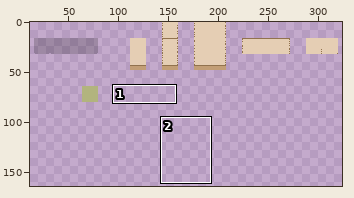
A sprite sheet gets an edit: Assets/Environment/new_tiles.png. The first picture is a wide view before the edit; the outline marks the close-up.
Close-up. Old version:
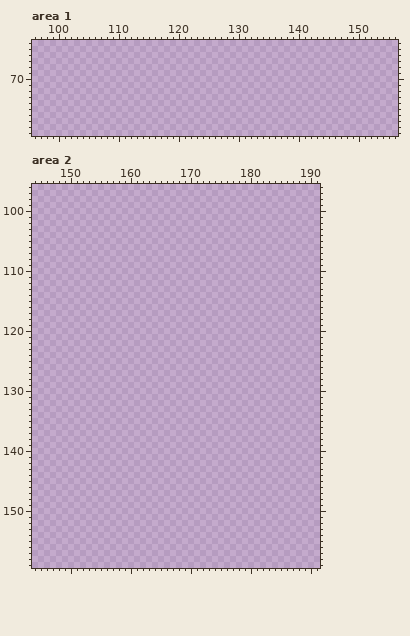
The file is 400x400 pixels. Shown: area 1: x 96..156, y 64..79; area 2: x 144..191, y 96..159. The wide view leaves out empty margins. The commit also changed other parts of the picture, which this record leaves out.
Now the later version:
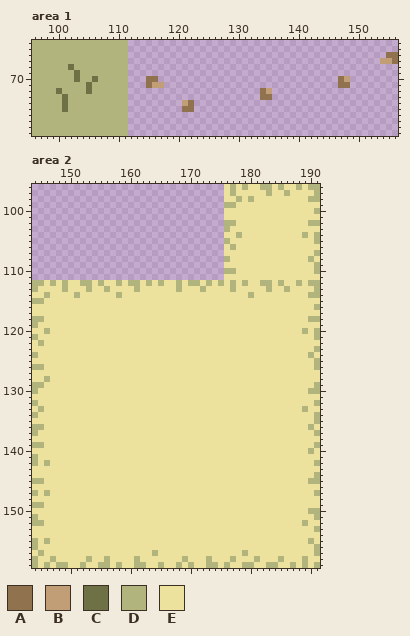
Palette (. is transparent): A #91724e  B #c29e76  C #6e7046  D #b2b47e  E #ede19e
Change:
Changed rows in their new state; - is an unchanged pixel.
Area 1:
first column x 96:
64 DDDDDDDDDDDDDDDD---------------------------------------------
65 DDDDDDDDDDDDDDDD---------------------------------------------
66 DDDDDDDDDDDDDDDD-------------------------------------------AA
67 DDDDDDDDDDDDDDDD------------------------------------------BBA
68 DDDDDDCDDDDDDDDD---------------------------------------------
69 DDDDDDDCDDDDDDDD---------------------------------------------
70 DDDDDDDCDDCDDDDD---AA------------------------------AB--------
71 DDDDDDDDDCDDDDDD---ABB-----------------------------AA--------
72 DDDDCDDDDCDDDDDD----------------------AB---------------------
73 DDDDDCDDDDDDDDDD----------------------AA---------------------
74 DDDDDCDDDDDDDDDD---------BA----------------------------------
75 DDDDDCDDDDDDDDDD---------AA----------------------------------
76 DDDDDDDDDDDDDDDD---------------------------------------------
77 DDDDDDDDDDDDDDDD---------------------------------------------
78 DDDDDDDDDDDDDDDD---------------------------------------------
79 DDDDDDDDDDDDDDDD---------------------------------------------
Area 2:
first column x 144:
 96 --------------------------------EDEDEEDDEDEEDEDD
 97 --------------------------------EDEEEEEDEEDEEEED
 98 --------------------------------EEDEDEEEEEEEEEDD
 99 --------------------------------DDEEEEEEEEEEEEEE
100 --------------------------------EEEEEEEEEEEEEEED
101 --------------------------------EEEEEEEEEEEEEEEE
102 --------------------------------DDEEEEEEEEEEEEDD
103 --------------------------------DEEEEEEEEEEEEEEE
104 --------------------------------EEDEEEEEEEEEEDED
105 --------------------------------DEEEEEEEEEEEEEED
106 --------------------------------EDEEEEEEEEEEEEEE
107 --------------------------------EEEEEEEEEEEEEEED
108 --------------------------------DEEEEEEEEEEEEEDE
109 --------------------------------EEEEEEEEEEEEEEED
110 --------------------------------DDEEEEEEEEEEEEED
111 --------------------------------EEEEEEEEEEEEEEEE
112 DDEDEDEEDDEDEEDEDDEDEDEEDEDDEDEDEDEDEEDDEDEEDEDD
113 DEEEEDEEEDEEDEEEEDEEEEEEDEEEDEEEEDEEEEEDEEDEEEED
114 EEDEEEEDEEEEEEDEEEEEEEEEEEEEEEEEEEEEDEEEEEEEEEDD
115 DDEEEEEEEEEEEEEEEEEEEEEEEEEEEEEEEEEEEEEEEEEEEEEE
116 EEEEEEEEEEEEEEEEEEEEEEEEEEEEEEEEEEEEEEEEEEEEEEED
117 EEEEEEEEEEEEEEEEEEEEEEEEEEEEEEEEEEEEEEEEEEEEEEEE
118 DDEEEEEEEEEEEEEEEEEEEEEEEEEEEEEEEEEEEEEEEEEEEEDD
119 DEEEEEEEEEEEEEEEEEEEEEEEEEEEEEEEEEEEEEEEEEEEEEEE
120 EEDEEEEEEEEEEEEEEEEEEEEEEEEEEEEEEEEEEEEEEEEEEDED
121 DEEEEEEEEEEEEEEEEEEEEEEEEEEEEEEEEEEEEEEEEEEEEEED
122 EDEEEEEEEEEEEEEEEEEEEEEEEEEEEEEEEEEEEEEEEEEEEEEE
123 EEEEEEEEEEEEEEEEEEEEEEEEEEEEEEEEEEEEEEEEEEEEEEED
124 DEEEEEEEEEEEEEEEEEEEEEEEEEEEEEEEEEEEEEEEEEEEEEDE
125 EEEEEEEEEEEEEEEEEEEEEEEEEEEEEEEEEEEEEEEEEEEEEEED
126 DDEEEEEEEEEEEEEEEEEEEEEEEEEEEEEEEEEEEEEEEEEEEEED
127 EEEEEEEEEEEEEEEEEEEEEEEEEEEEEEEEEEEEEEEEEEEEEEEE
128 EEDEEEEEEEEEEEEEEEEEEEEEEEEEEEEEEEEEEEEEEEEEEEEE
129 DDEEEEEEEEEEEEEEEEEEEEEEEEEEEEEEEEEEEEEEEEEEEEED
130 DEEEEEEEEEEEEEEEEEEEEEEEEEEEEEEEEEEEEEEEEEEEEEDD
131 EEEEEEEEEEEEEEEEEEEEEEEEEEEEEEEEEEEEEEEEEEEEEEEE
132 DEEEEEEEEEEEEEEEEEEEEEEEEEEEEEEEEEEEEEEEEEEEEEED
133 EDEEEEEEEEEEEEEEEEEEEEEEEEEEEEEEEEEEEEEEEEEEEDEE
134 DEEEEEEEEEEEEEEEEEEEEEEEEEEEEEEEEEEEEEEEEEEEEEED
135 EEEEEEEEEEEEEEEEEEEEEEEEEEEEEEEEEEEEEEEEEEEEEEED
136 DDEEEEEEEEEEEEEEEEEEEEEEEEEEEEEEEEEEEEEEEEEEEEDE
137 DEEEEEEEEEEEEEEEEEEEEEEEEEEEEEEEEEEEEEEEEEEEEEED
138 EEEEEEEEEEEEEEEEEEEEEEEEEEEEEEEEEEEEEEEEEEEEEEEE
139 DDEEEEEEEEEEEEEEEEEEEEEEEEEEEEEEEEEEEEEEEEEEEEED
140 EEEEEEEEEEEEEEEEEEEEEEEEEEEEEEEEEEEEEEEEEEEEEEDE
141 DEEEEEEEEEEEEEEEEEEEEEEEEEEEEEEEEEEEEEEEEEEEEEEE
142 DEDEEEEEEEEEEEEEEEEEEEEEEEEEEEEEEEEEEEEEEEEEEEED
143 EEEEEEEEEEEEEEEEEEEEEEEEEEEEEEEEEEEEEEEEEEEEEEEE
144 EEEEEEEEEEEEEEEEEEEEEEEEEEEEEEEEEEEEEEEEEEEEEEED
145 DDEEEEEEEEEEEEEEEEEEEEEEEEEEEEEEEEEEEEEEEEEEEEDD
146 EEEEEEEEEEEEEEEEEEEEEEEEEEEEEEEEEEEEEEEEEEEEEEEE
147 DEDEEEEEEEEEEEEEEEEEEEEEEEEEEEEEEEEEEEEEEEEEEEED
148 EEEEEEEEEEEEEEEEEEEEEEEEEEEEEEEEEEEEEEEEEEEEEEEE
149 DDEEEEEEEEEEEEEEEEEEEEEEEEEEEEEEEEEEEEEEEEEEEEEE
150 EEEEEEEEEEEEEEEEEEEEEEEEEEEEEEEEEEEEEEEEEEEEEEDD
151 DEEEEEEEEEEEEEEEEEEEEEEEEEEEEEEEEEEEEEEEEEEEEEED
152 DDEEEEEEEEEEEEEEEEEEEEEEEEEEEEEEEEEEEEEEEEEEEDEE
153 EEEEEEEEEEEEEEEEEEEEEEEEEEEEEEEEEEEEEEEEEEEEEEED
154 EEEEEEEEEEEEEEEEEEEEEEEEEEEEEEEEEEEEEEEEEEEEEEEE
155 DEDEEEEEEEEEEEEEEEEEEEEEEEEEEEEEEEEEEEEEEEEEEEDE
156 DEEEEEEEEEEEEEEEEEEEEEEEEEEEEEEEEEEEEEEEEEEEEEED
157 EDEEEEEEEEEEEEEEEEEEDEEEEEEEEEEEEEEDEEEEEEEEEEED
158 DEEDEEEEEDEEDEEEEDEEEEEEEDEEEDEEEDEEEDEEEDEEEDEE
159 DEDEDDEEDEEDDEDEEDDEEDEEDEDEEDDEDEEDDEEDDEEDEDED
